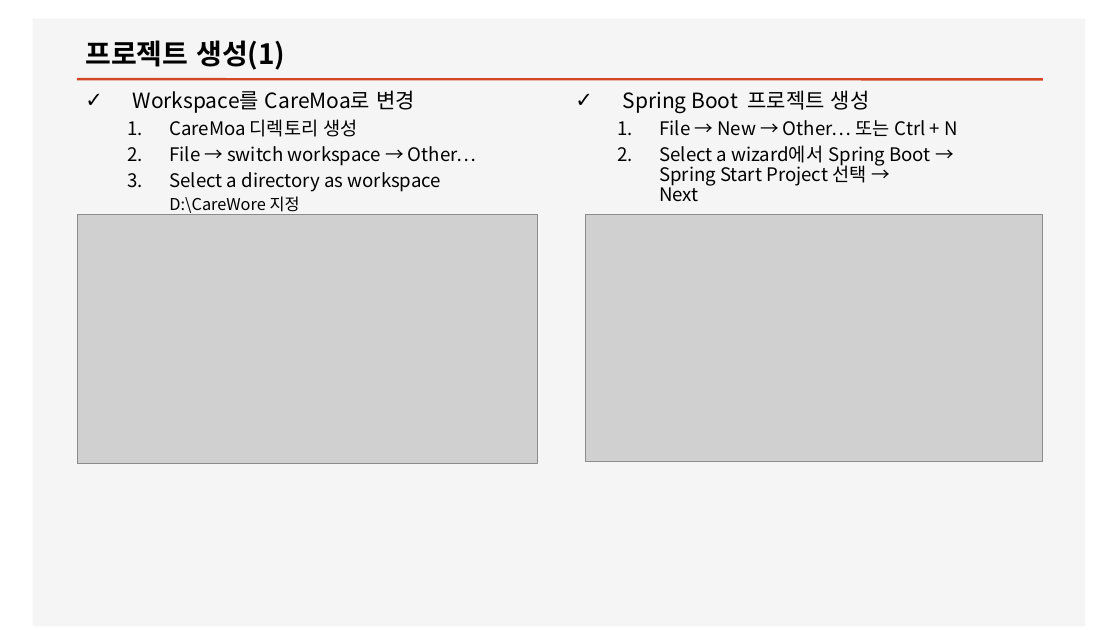
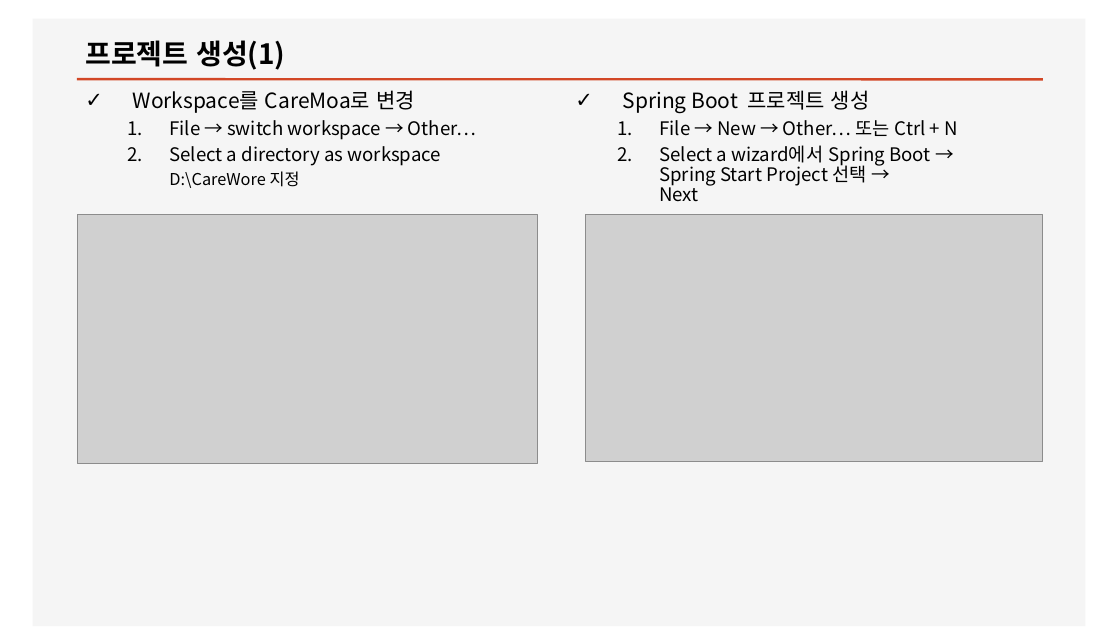
Before and after one commit to ByounggwanLee/CareMoa, a slide deck: slide 5 of Doc/프로젝트생성.pptx (slide 3 before the commit). Drawn at 1120x630 pixels with LibreOffice and Linux fonts; fonts in the diff are those of the drawing; grey boxes stand for pictures. Boxes give left, top, right and bottom in pixels: in the first picture for what was removed or moved away, otherwise in the second. Text is boxed around its words. In the diff, an @@ line names an element or a change of style, - is before the commit and + after.

Commit message:
Helper 프로젝트 및 메뉴얼 보강

```diff
--- a/Doc/프로젝트생성.pptx
+++ b/Doc/프로젝트생성.pptx
@@ text at (169,119,358,137): paragraph removed @@
-  1. CareMoa 디렉토리 생성
```
Also in this commit, not shown: 1 other slide changed, 9 slides added, 10 other files.
